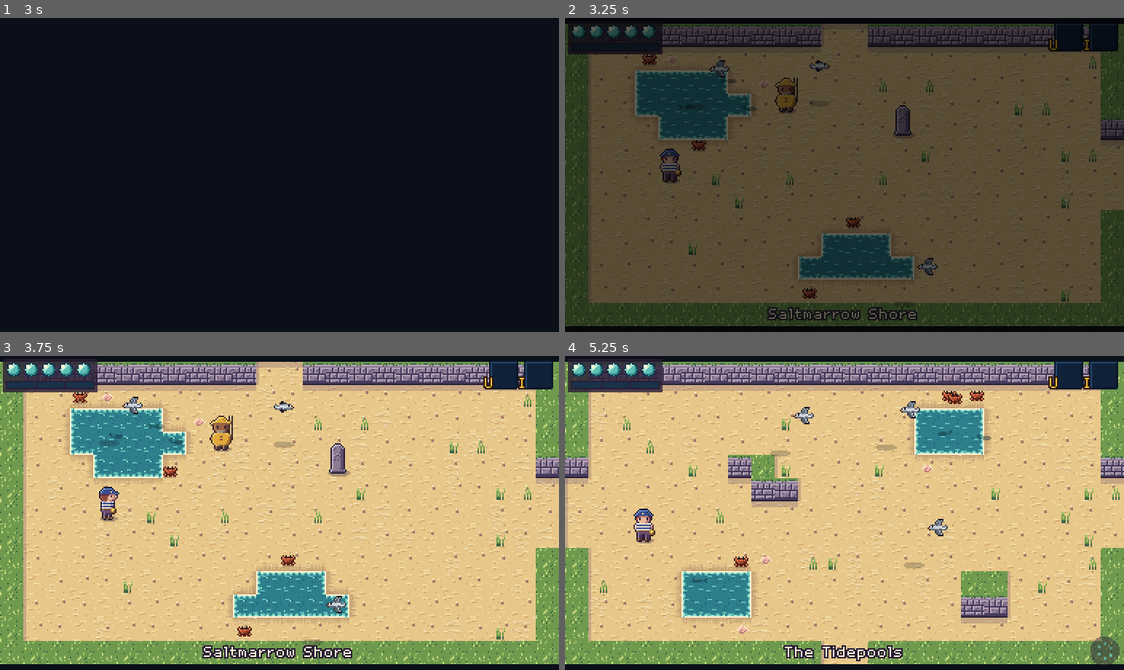
Above: before the commit, frames 1-4 (two rows, left to right).
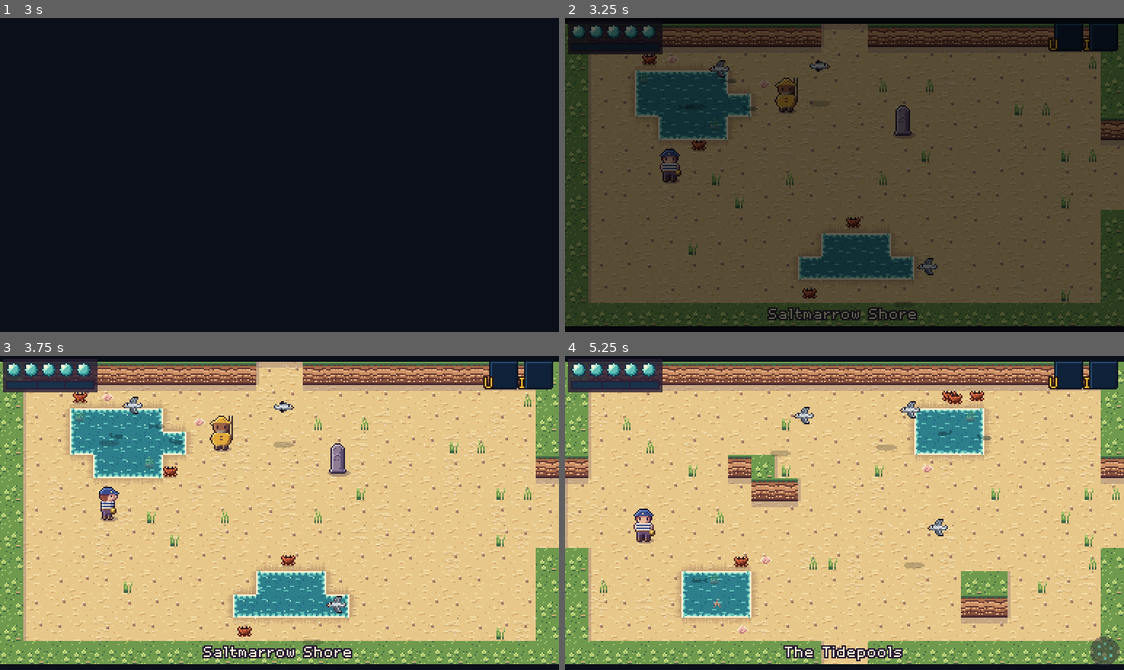
Above: after the commit, the same moments.

Repository: ashciraulo/Leviathan
Game: Godot game, scene res://tests/smoke_test.tscn
The game is run twice, just before and just after one commit, with the same random seed, the same clock (stepped at 60 frames per second) and the same inputs. This scene is started directly instead of the project's main scene.
Inputs (mouse positions are in pixels of both pictures, inside the frame that each line leads up to):
- Up to frame 1 (3 s): tap Enter (ui_accept) at 0.5, 0.77, 1.07, 1.25, 2, 2.75 s; move the mouse to (402, 159) at 0.52 s; hold D (move_right) 0.53-1.25 s; hold J (attack) 0.53-1.25 s; click (402, 159) at 0.67 s; drag from (167, 190) to (251, 237) at 1.27 s; move the mouse to (335, 105) at 2.02 s; hold D (move_right) 2.03-2.75 s; hold K (interact) 2.03-2.75 s; drag from (251, 237) to (111, 127) at 2.77 s
- Up to frame 2 (3.25 s): no input
- Up to frame 3 (3.75 s): move the mouse to (447, 560) at 3.52 s; hold A (move_left) from 3.53 s (still down); hold I (item_2) from 3.53 s (still down)
- Up to frame 4 (5.25 s): tap Enter (ui_accept) at 3.77, 4.07 s; release A (move_left) at 4.25 s; release I (item_2) at 4.25 s; drag from (676, 465) to (1118, 531) at 4.27 s; move the mouse to (872, 513) at 5.02 s; hold S (move_down) from 5.03 s (still down); hold Q (tab_prev) from 5.03 s (still down); click (872, 513) at 5.17 s

Frame 1 is identical in both runs. In frame 2, 3.6% of the frame differs, in the area x 0-100%, y 2-99%; in frame 3, 6.1%; in frame 4, 8.2%.

Commit message:
Saltmarrow bluffs and tidepools, mist and wind on the overworld
Saltmarrow's walls become warm layered sandstone under hanging dune
grass, with marram tufts and scoured sand on the dunes above; its pools
show weedy stones and starfish under the water. Low mist drifts through
Brinewood and the Gloamfen, and wind streaks race over Windmere and
Frostspine. Water overlays are no longer drawn on deep water.

Co-Authored-By: Claude Opus 5.5 <noreply@anthropic.com>
Claude-Session: https://claude.ai/code/session_01UYEn5XZXkHTUvmfLbrhNvJ

Diff:
--- a/scripts/art/tile_atlas.gd
+++ b/scripts/art/tile_atlas.gd
@@ -231,258 +231,260 @@
 	"tidewater_1": Vector2i(7, 27),
 	"ripple_0": Vector2i(0, 28),
 	"ripple_1": Vector2i(1, 28),
-	"dune_0": Vector2i(2, 28),
-	"dune_1": Vector2i(3, 28),
-	"dune_2": Vector2i(4, 28),
-	"dune_3": Vector2i(5, 28),
-	"sinksand_0": Vector2i(6, 28),
-	"sinksand_1": Vector2i(7, 28),
-	"ossuary_top_0": Vector2i(0, 29),
-	"ossuary_top_1": Vector2i(1, 29),
-	"ossuary_face_0": Vector2i(2, 29),
-	"ossuary_face_1": Vector2i(3, 29),
-	"bitter_sea_0": Vector2i(4, 29),
-	"bitter_sea_1": Vector2i(5, 29),
-	"salt_crust_top_0": Vector2i(6, 29),
-	"salt_crust_bottom_0": Vector2i(7, 29),
-	"salt_crust_left_0": Vector2i(0, 30),
-	"salt_crust_right_0": Vector2i(1, 30),
-	"salt_crust_top_1": Vector2i(2, 30),
-	"salt_crust_bottom_1": Vector2i(3, 30),
-	"salt_crust_left_1": Vector2i(4, 30),
-	"salt_crust_right_1": Vector2i(5, 30),
-	"sandshade_top": Vector2i(6, 30),
-	"sandshade_bottom": Vector2i(7, 30),
-	"sandshade_left": Vector2i(0, 31),
-	"sandshade_right": Vector2i(1, 31),
-	"thornbush_0": Vector2i(2, 31),
-	"thornbush_1": Vector2i(3, 31),
-	"bone_shards_0": Vector2i(4, 31),
-	"bone_shards_1": Vector2i(5, 31),
-	"sanddrift_0": Vector2i(6, 31),
-	"sanddrift_1": Vector2i(7, 31),
-	"gale_floor_0": Vector2i(0, 32),
-	"gale_floor_1": Vector2i(1, 32),
-	"gale_floor_2": Vector2i(2, 32),
-	"gale_floor_3": Vector2i(3, 32),
-	"gale_top_0": Vector2i(4, 32),
-	"gale_top_1": Vector2i(5, 32),
-	"gale_face_0": Vector2i(6, 32),
-	"gale_face_1": Vector2i(7, 32),
-	"galesky_0": Vector2i(0, 33),
-	"galesky_1": Vector2i(1, 33),
-	"galesky_lip": Vector2i(2, 33),
-	"galesky_left": Vector2i(3, 33),
-	"galesky_right": Vector2i(4, 33),
-	"galesky_bottom": Vector2i(5, 33),
-	"lichen_0": Vector2i(6, 33),
-	"lichen_1": Vector2i(7, 33),
-	"feather_0": Vector2i(0, 34),
-	"feather_1": Vector2i(1, 34),
-	"glacier_floor_0": Vector2i(2, 34),
-	"glacier_floor_1": Vector2i(3, 34),
-	"glacier_floor_2": Vector2i(4, 34),
-	"glacier_floor_3": Vector2i(5, 34),
-	"icecave_top_0": Vector2i(6, 34),
-	"icecave_top_1": Vector2i(7, 34),
-	"icecave_face_0": Vector2i(0, 35),
-	"icecave_face_1": Vector2i(1, 35),
-	"glacier_ice_0": Vector2i(2, 35),
-	"glacier_ice_1": Vector2i(3, 35),
-	"icewater_0": Vector2i(4, 35),
-	"icewater_1": Vector2i(5, 35),
-	"floe_0": Vector2i(6, 35),
-	"floe_1": Vector2i(7, 35),
-	"rime_top": Vector2i(0, 36),
-	"rime_bottom": Vector2i(1, 36),
-	"rime_left": Vector2i(2, 36),
-	"rime_right": Vector2i(3, 36),
-	"frostcrack_0": Vector2i(4, 36),
-	"frostcrack_1": Vector2i(5, 36),
-	"snowdrift_0": Vector2i(6, 36),
-	"snowdrift_1": Vector2i(7, 36),
-	"crevasse_0": Vector2i(0, 37),
-	"crevasse_1": Vector2i(1, 37),
-	"crevasse_lip": Vector2i(2, 37),
-	"crevasse_left": Vector2i(3, 37),
-	"crevasse_right": Vector2i(4, 37),
-	"crevasse_bottom": Vector2i(5, 37),
-	"belfry_floor_0": Vector2i(6, 37),
-	"belfry_floor_1": Vector2i(7, 37),
-	"belfry_floor_2": Vector2i(0, 38),
-	"belfry_floor_3": Vector2i(1, 38),
-	"belfry_top_0": Vector2i(2, 38),
-	"belfry_top_1": Vector2i(3, 38),
-	"belfry_face_0": Vector2i(4, 38),
-	"belfry_face_1": Vector2i(5, 38),
-	"deepwater_0": Vector2i(6, 38),
-	"deepwater_1": Vector2i(7, 38),
-	"lowwater_silt_0": Vector2i(0, 39),
-	"lowwater_silt_1": Vector2i(1, 39),
-	"seaweed_0": Vector2i(2, 39),
-	"seaweed_1": Vector2i(3, 39),
-	"seashell_0": Vector2i(4, 39),
-	"seashell_1": Vector2i(5, 39),
-	"tomb_floor_0": Vector2i(6, 39),
-	"tomb_floor_1": Vector2i(7, 39),
-	"tomb_floor_2": Vector2i(0, 40),
-	"tomb_floor_3": Vector2i(1, 40),
-	"tomb_top_0": Vector2i(2, 40),
-	"tomb_top_1": Vector2i(3, 40),
-	"tomb_face_0": Vector2i(4, 40),
-	"tomb_face_1": Vector2i(5, 40),
-	"bonechips_0": Vector2i(6, 40),
-	"bonechips_1": Vector2i(7, 40),
-	"ribs_0": Vector2i(0, 41),
-	"ribs_1": Vector2i(1, 41),
-	"maw_floor_0": Vector2i(2, 41),
-	"maw_floor_1": Vector2i(3, 41),
-	"maw_floor_2": Vector2i(4, 41),
-	"maw_floor_3": Vector2i(5, 41),
-	"maw_top_0": Vector2i(6, 41),
-	"maw_top_1": Vector2i(7, 41),
-	"maw_face_0": Vector2i(0, 42),
-	"maw_face_1": Vector2i(1, 42),
-	"maw_wet_0": Vector2i(2, 42),
-	"maw_wet_1": Vector2i(3, 42),
-	"vein_0": Vector2i(4, 42),
-	"vein_1": Vector2i(5, 42),
-	"dreammote_0": Vector2i(6, 42),
-	"dreammote_1": Vector2i(7, 42),
-	"fen_0": Vector2i(0, 43),
-	"fen_1": Vector2i(1, 43),
-	"fen_2": Vector2i(2, 43),
-	"fen_3": Vector2i(3, 43),
-	"canopy_top_0": Vector2i(4, 43),
-	"canopy_top_1": Vector2i(5, 43),
-	"root_face_0": Vector2i(6, 43),
-	"root_face_1": Vector2i(7, 43),
-	"gloom_0": Vector2i(0, 44),
-	"gloom_1": Vector2i(1, 44),
-	"reed_top_0": Vector2i(2, 44),
-	"reed_bottom_0": Vector2i(3, 44),
-	"reed_left_0": Vector2i(4, 44),
-	"reed_right_0": Vector2i(5, 44),
-	"reed_top_1": Vector2i(6, 44),
-	"reed_bottom_1": Vector2i(7, 44),
-	"reed_left_1": Vector2i(0, 45),
-	"reed_right_1": Vector2i(1, 45),
-	"mirk_top": Vector2i(2, 45),
-	"mirk_bottom": Vector2i(3, 45),
-	"mirk_left": Vector2i(4, 45),
-	"mirk_right": Vector2i(5, 45),
-	"glowcap_0": Vector2i(6, 45),
-	"glowcap_1": Vector2i(7, 45),
-	"frond_0": Vector2i(0, 46),
-	"frond_1": Vector2i(1, 46),
-	"motes_0": Vector2i(2, 46),
-	"motes_1": Vector2i(3, 46),
-	"turf_0": Vector2i(4, 46),
-	"turf_1": Vector2i(5, 46),
-	"turf_2": Vector2i(6, 46),
-	"turf_3": Vector2i(7, 46),
-	"chalk_top_0": Vector2i(0, 47),
-	"chalk_top_1": Vector2i(1, 47),
-	"chalk_face_0": Vector2i(2, 47),
-	"chalk_face_1": Vector2i(3, 47),
-	"deep_sea_0": Vector2i(4, 47),
-	"deep_sea_1": Vector2i(5, 47),
-	"surf_top_0": Vector2i(6, 47),
-	"surf_bottom_0": Vector2i(7, 47),
-	"surf_left_0": Vector2i(0, 48),
-	"surf_right_0": Vector2i(1, 48),
-	"surf_top_1": Vector2i(2, 48),
-	"surf_bottom_1": Vector2i(3, 48),
-	"surf_left_1": Vector2i(4, 48),
-	"surf_right_1": Vector2i(5, 48),
-	"brink_top": Vector2i(6, 48),
-	"brink_bottom": Vector2i(7, 48),
-	"brink_left": Vector2i(0, 49),
-	"brink_right": Vector2i(1, 49),
-	"seapinks_0": Vector2i(2, 49),
-	"seapinks_1": Vector2i(3, 49),
-	"tussock_0": Vector2i(4, 49),
-	"tussock_1": Vector2i(5, 49),
-	"gust_0": Vector2i(6, 49),
-	"gust_1": Vector2i(7, 49),
-	"snow_0": Vector2i(0, 50),
-	"snow_1": Vector2i(1, 50),
-	"snow_2": Vector2i(2, 50),
-	"snow_3": Vector2i(3, 50),
-	"slick_ice_0": Vector2i(4, 50),
-	"slick_ice_1": Vector2i(5, 50),
-	"glacier_top_0": Vector2i(6, 50),
-	"glacier_top_1": Vector2i(7, 50),
-	"glacier_face_0": Vector2i(0, 51),
-	"glacier_face_1": Vector2i(1, 51),
-	"floe_sea_0": Vector2i(2, 51),
-	"floe_sea_1": Vector2i(3, 51),
-	"shelf_top_0": Vector2i(4, 51),
-	"shelf_bottom_0": Vector2i(5, 51),
-	"shelf_left_0": Vector2i(6, 51),
-	"shelf_right_0": Vector2i(7, 51),
-	"shelf_top_1": Vector2i(0, 52),
-	"shelf_bottom_1": Vector2i(1, 52),
-	"shelf_left_1": Vector2i(2, 52),
-	"shelf_right_1": Vector2i(3, 52),
-	"drift_top": Vector2i(4, 52),
-	"drift_bottom": Vector2i(5, 52),
-	"drift_left": Vector2i(6, 52),
-	"drift_right": Vector2i(7, 52),
-	"ice_shards_0": Vector2i(0, 53),
-	"ice_shards_1": Vector2i(1, 53),
-	"frost_rock_0": Vector2i(2, 53),
-	"frost_rock_1": Vector2i(3, 53),
-	"snowfall_0": Vector2i(4, 53),
-	"snowfall_1": Vector2i(5, 53),
-	"hull_wallcrack": Vector2i(6, 53),
-	"hull_wallgrowth": Vector2i(7, 53),
-	"hull_walllight": Vector2i(0, 54),
-	"hull_lightpool": Vector2i(1, 54),
-	"hull_rubble_0": Vector2i(2, 54),
-	"hull_rubble_1": Vector2i(3, 54),
-	"kiln_wallcrack": Vector2i(4, 54),
-	"kiln_wallgrowth": Vector2i(5, 54),
-	"kiln_walllight": Vector2i(6, 54),
-	"kiln_lightpool": Vector2i(7, 54),
-	"kiln_rubble_0": Vector2i(0, 55),
-	"kiln_rubble_1": Vector2i(1, 55),
-	"mire_wallcrack": Vector2i(2, 55),
-	"mire_wallgrowth": Vector2i(3, 55),
-	"mire_walllight": Vector2i(4, 55),
-	"mire_lightpool": Vector2i(5, 55),
-	"mire_rubble_0": Vector2i(6, 55),
-	"mire_rubble_1": Vector2i(7, 55),
-	"gale_wallcrack": Vector2i(0, 56),
-	"gale_wallgrowth": Vector2i(1, 56),
-	"gale_walllight": Vector2i(2, 56),
-	"gale_lightpool": Vector2i(3, 56),
-	"gale_rubble_0": Vector2i(4, 56),
-	"gale_rubble_1": Vector2i(5, 56),
-	"glacier_wallcrack": Vector2i(6, 56),
-	"glacier_wallgrowth": Vector2i(7, 56),
-	"glacier_walllight": Vector2i(0, 57),
-	"glacier_lightpool": Vector2i(1, 57),
-	"glacier_rubble_0": Vector2i(2, 57),
-	"glacier_rubble_1": Vector2i(3, 57),
-	"belfry_wallcrack": Vector2i(4, 57),
-	"belfry_wallgrowth": Vector2i(5, 57),
-	"belfry_walllight": Vector2i(6, 57),
-	"belfry_lightpool": Vector2i(7, 57),
-	"belfry_rubble_0": Vector2i(0, 58),
-	"belfry_rubble_1": Vector2i(1, 58),
-	"tomb_wallcrack": Vector2i(2, 58),
-	"tomb_wallgrowth": Vector2i(3, 58),
-	"tomb_walllight": Vector2i(4, 58),
-	"tomb_lightpool": Vector2i(5, 58),
-	"tomb_rubble_0": Vector2i(6, 58),
-	"tomb_rubble_1": Vector2i(7, 58),
-	"maw_wallcrack": Vector2i(0, 59),
-	"maw_wallgrowth": Vector2i(1, 59),
-	"maw_walllight": Vector2i(2, 59),
-	"maw_lightpool": Vector2i(3, 59),
-	"maw_rubble_0": Vector2i(4, 59),
-	"maw_rubble_1": Vector2i(5, 59),
+	"tidepool_0": Vector2i(2, 28),
+	"tidepool_1": Vector2i(3, 28),
+	"dune_0": Vector2i(4, 28),
+	"dune_1": Vector2i(5, 28),
+	"dune_2": Vector2i(6, 28),
+	"dune_3": Vector2i(7, 28),
+	"sinksand_0": Vector2i(0, 29),
+	"sinksand_1": Vector2i(1, 29),
+	"ossuary_top_0": Vector2i(2, 29),
+	"ossuary_top_1": Vector2i(3, 29),
+	"ossuary_face_0": Vector2i(4, 29),
+	"ossuary_face_1": Vector2i(5, 29),
+	"bitter_sea_0": Vector2i(6, 29),
+	"bitter_sea_1": Vector2i(7, 29),
+	"salt_crust_top_0": Vector2i(0, 30),
+	"salt_crust_bottom_0": Vector2i(1, 30),
+	"salt_crust_left_0": Vector2i(2, 30),
+	"salt_crust_right_0": Vector2i(3, 30),
+	"salt_crust_top_1": Vector2i(4, 30),
+	"salt_crust_bottom_1": Vector2i(5, 30),
+	"salt_crust_left_1": Vector2i(6, 30),
+	"salt_crust_right_1": Vector2i(7, 30),
+	"sandshade_top": Vector2i(0, 31),
+	"sandshade_bottom": Vector2i(1, 31),
+	"sandshade_left": Vector2i(2, 31),
+	"sandshade_right": Vector2i(3, 31),
+	"thornbush_0": Vector2i(4, 31),
+	"thornbush_1": Vector2i(5, 31),
+	"bone_shards_0": Vector2i(6, 31),
+	"bone_shards_1": Vector2i(7, 31),
+	"sanddrift_0": Vector2i(0, 32),
+	"sanddrift_1": Vector2i(1, 32),
+	"gale_floor_0": Vector2i(2, 32),
+	"gale_floor_1": Vector2i(3, 32),
+	"gale_floor_2": Vector2i(4, 32),
+	"gale_floor_3": Vector2i(5, 32),
+	"gale_top_0": Vector2i(6, 32),
+	"gale_top_1": Vector2i(7, 32),
+	"gale_face_0": Vector2i(0, 33),
+	"gale_face_1": Vector2i(1, 33),
+	"galesky_0": Vector2i(2, 33),
+	"galesky_1": Vector2i(3, 33),
+	"galesky_lip": Vector2i(4, 33),
+	"galesky_left": Vector2i(5, 33),
+	"galesky_right": Vector2i(6, 33),
+	"galesky_bottom": Vector2i(7, 33),
+	"lichen_0": Vector2i(0, 34),
+	"lichen_1": Vector2i(1, 34),
+	"feather_0": Vector2i(2, 34),
+	"feather_1": Vector2i(3, 34),
+	"glacier_floor_0": Vector2i(4, 34),
+	"glacier_floor_1": Vector2i(5, 34),
+	"glacier_floor_2": Vector2i(6, 34),
+	"glacier_floor_3": Vector2i(7, 34),
+	"icecave_top_0": Vector2i(0, 35),
+	"icecave_top_1": Vector2i(1, 35),
+	"icecave_face_0": Vector2i(2, 35),
+	"icecave_face_1": Vector2i(3, 35),
+	"glacier_ice_0": Vector2i(4, 35),
+	"glacier_ice_1": Vector2i(5, 35),
+	"icewater_0": Vector2i(6, 35),
+	"icewater_1": Vector2i(7, 35),
+	"floe_0": Vector2i(0, 36),
+	"floe_1": Vector2i(1, 36),
+	"rime_top": Vector2i(2, 36),
+	"rime_bottom": Vector2i(3, 36),
+	"rime_left": Vector2i(4, 36),
+	"rime_right": Vector2i(5, 36),
+	"frostcrack_0": Vector2i(6, 36),
+	"frostcrack_1": Vector2i(7, 36),
+	"snowdrift_0": Vector2i(0, 37),
+	"snowdrift_1": Vector2i(1, 37),
+	"crevasse_0": Vector2i(2, 37),
+	"crevasse_1": Vector2i(3, 37),
+	"crevasse_lip": Vector2i(4, 37),
+	"crevasse_left": Vector2i(5, 37),
+	"crevasse_right": Vector2i(6, 37),
+	"crevasse_bottom": Vector2i(7, 37),
+	"belfry_floor_0": Vector2i(0, 38),
+	"belfry_floor_1": Vector2i(1, 38),
+	"belfry_floor_2": Vector2i(2, 38),
+	"belfry_floor_3": Vector2i(3, 38),
+	"belfry_top_0": Vector2i(4, 38),
+	"belfry_top_1": Vector2i(5, 38),
+	"belfry_face_0": Vector2i(6, 38),
+	"belfry_face_1": Vector2i(7, 38),
+	"deepwater_0": Vector2i(0, 39),
+	"deepwater_1": Vector2i(1, 39),
+	"lowwater_silt_0": Vector2i(2, 39),
+	"lowwater_silt_1": Vector2i(3, 39),
+	"seaweed_0": Vector2i(4, 39),
+	"seaweed_1": Vector2i(5, 39),
+	"seashell_0": Vector2i(6, 39),
+	"seashell_1": Vector2i(7, 39),
+	"tomb_floor_0": Vector2i(0, 40),
+	"tomb_floor_1": Vector2i(1, 40),
+	"tomb_floor_2": Vector2i(2, 40),
+	"tomb_floor_3": Vector2i(3, 40),
+	"tomb_top_0": Vector2i(4, 40),
+	"tomb_top_1": Vector2i(5, 40),
+	"tomb_face_0": Vector2i(6, 40),
+	"tomb_face_1": Vector2i(7, 40),
+	"bonechips_0": Vector2i(0, 41),
+	"bonechips_1": Vector2i(1, 41),
+	"ribs_0": Vector2i(2, 41),
+	"ribs_1": Vector2i(3, 41),
+	"maw_floor_0": Vector2i(4, 41),
+	"maw_floor_1": Vector2i(5, 41),
+	"maw_floor_2": Vector2i(6, 41),
+	"maw_floor_3": Vector2i(7, 41),
+	"maw_top_0": Vector2i(0, 42),
+	"maw_top_1": Vector2i(1, 42),
+	"maw_face_0": Vector2i(2, 42),
+	"maw_face_1": Vector2i(3, 42),
+	"maw_wet_0": Vector2i(4, 42),
+	"maw_wet_1": Vector2i(5, 42),
+	"vein_0": Vector2i(6, 42),
+	"vein_1": Vector2i(7, 42),
+	"dreammote_0": Vector2i(0, 43),
+	"dreammote_1": Vector2i(1, 43),
+	"fen_0": Vector2i(2, 43),
+	"fen_1": Vector2i(3, 43),
+	"fen_2": Vector2i(4, 43),
+	"fen_3": Vector2i(5, 43),
+	"canopy_top_0": Vector2i(6, 43),
+	"canopy_top_1": Vector2i(7, 43),
+	"root_face_0": Vector2i(0, 44),
+	"root_face_1": Vector2i(1, 44),
+	"gloom_0": Vector2i(2, 44),
+	"gloom_1": Vector2i(3, 44),
+	"reed_top_0": Vector2i(4, 44),
+	"reed_bottom_0": Vector2i(5, 44),
+	"reed_left_0": Vector2i(6, 44),
+	"reed_right_0": Vector2i(7, 44),
+	"reed_top_1": Vector2i(0, 45),
+	"reed_bottom_1": Vector2i(1, 45),
+	"reed_left_1": Vector2i(2, 45),
+	"reed_right_1": Vector2i(3, 45),
+	"mirk_top": Vector2i(4, 45),
+	"mirk_bottom": Vector2i(5, 45),
+	"mirk_left": Vector2i(6, 45),
+	"mirk_right": Vector2i(7, 45),
+	"glowcap_0": Vector2i(0, 46),
+	"glowcap_1": Vector2i(1, 46),
+	"frond_0": Vector2i(2, 46),
+	"frond_1": Vector2i(3, 46),
+	"motes_0": Vector2i(4, 46),
+	"motes_1": Vector2i(5, 46),
+	"turf_0": Vector2i(6, 46),
+	"turf_1": Vector2i(7, 46),
+	"turf_2": Vector2i(0, 47),
+	"turf_3": Vector2i(1, 47),
+	"chalk_top_0": Vector2i(2, 47),
+	"chalk_top_1": Vector2i(3, 47),
+	"chalk_face_0": Vector2i(4, 47),
+	"chalk_face_1": Vector2i(5, 47),
+	"deep_sea_0": Vector2i(6, 47),
+	"deep_sea_1": Vector2i(7, 47),
+	"surf_top_0": Vector2i(0, 48),
+	"surf_bottom_0": Vector2i(1, 48),
+	"surf_left_0": Vector2i(2, 48),
+	"surf_right_0": Vector2i(3, 48),
+	"surf_top_1": Vector2i(4, 48),
+	"surf_bottom_1": Vector2i(5, 48),
+	"surf_left_1": Vector2i(6, 48),
+	"surf_right_1": Vector2i(7, 48),
+	"brink_top": Vector2i(0, 49),
+	"brink_bottom": Vector2i(1, 49),
+	"brink_left": Vector2i(2, 49),
+	"brink_right": Vector2i(3, 49),
+	"seapinks_0": Vector2i(4, 49),
+	"seapinks_1": Vector2i(5, 49),
+	"tussock_0": Vector2i(6, 49),
+	"tussock_1": Vector2i(7, 49),
+	"gust_0": Vector2i(0, 50),
+	"gust_1": Vector2i(1, 50),
+	"snow_0": Vector2i(2, 50),
+	"snow_1": Vector2i(3, 50),
+	"snow_2": Vector2i(4, 50),
+	"snow_3": Vector2i(5, 50),
+	"slick_ice_0": Vector2i(6, 50),
+	"slick_ice_1": Vector2i(7, 50),
+	"glacier_top_0": Vector2i(0, 51),
+	"glacier_top_1": Vector2i(1, 51),
+	"glacier_face_0": Vector2i(2, 51),
+	"glacier_face_1": Vector2i(3, 51),
+	"floe_sea_0": Vector2i(4, 51),
+	"floe_sea_1": Vector2i(5, 51),
+	"shelf_top_0": Vector2i(6, 51),
+	"shelf_bottom_0": Vector2i(7, 51),
+	"shelf_left_0": Vector2i(0, 52),
+	"shelf_right_0": Vector2i(1, 52),
+	"shelf_top_1": Vector2i(2, 52),
+	"shelf_bottom_1": Vector2i(3, 52),
+	"shelf_left_1": Vector2i(4, 52),
+	"shelf_right_1": Vector2i(5, 52),
+	"drift_top": Vector2i(6, 52),
+	"drift_bottom": Vector2i(7, 52),
+	"drift_left": Vector2i(0, 53),
+	"drift_right": Vector2i(1, 53),
+	"ice_shards_0": Vector2i(2, 53),
+	"ice_shards_1": Vector2i(3, 53),
+	"frost_rock_0": Vector2i(4, 53),
+	"frost_rock_1": Vector2i(5, 53),
+	"snowfall_0": Vector2i(6, 53),
+	"snowfall_1": Vector2i(7, 53),
+	"hull_wallcrack": Vector2i(0, 54),
+	"hull_wallgrowth": Vector2i(1, 54),
+	"hull_walllight": Vector2i(2, 54),
+	"hull_lightpool": Vector2i(3, 54),
+	"hull_rubble_0": Vector2i(4, 54),
+	"hull_rubble_1": Vector2i(5, 54),
+	"kiln_wallcrack": Vector2i(6, 54),
+	"kiln_wallgrowth": Vector2i(7, 54),
+	"kiln_walllight": Vector2i(0, 55),
+	"kiln_lightpool": Vector2i(1, 55),
+	"kiln_rubble_0": Vector2i(2, 55),
+	"kiln_rubble_1": Vector2i(3, 55),
+	"mire_wallcrack": Vector2i(4, 55),
+	"mire_wallgrowth": Vector2i(5, 55),
+	"mire_walllight": Vector2i(6, 55),
+	"mire_lightpool": Vector2i(7, 55),
+	"mire_rubble_0": Vector2i(0, 56),
+	"mire_rubble_1": Vector2i(1, 56),
+	"gale_wallcrack": Vector2i(2, 56),
+	"gale_wallgrowth": Vector2i(3, 56),
+	"gale_walllight": Vector2i(4, 56),
+	"gale_lightpool": Vector2i(5, 56),
+	"gale_rubble_0": Vector2i(6, 56),
+	"gale_rubble_1": Vector2i(7, 56),
+	"glacier_wallcrack": Vector2i(0, 57),
+	"glacier_wallgrowth": Vector2i(1, 57),
+	"glacier_walllight": Vector2i(2, 57),
+	"glacier_lightpool": Vector2i(3, 57),
+	"glacier_rubble_0": Vector2i(4, 57),
+	"glacier_rubble_1": Vector2i(5, 57),
+	"belfry_wallcrack": Vector2i(6, 57),
+	"belfry_wallgrowth": Vector2i(7, 57),
+	"belfry_walllight": Vector2i(0, 58),
+	"belfry_lightpool": Vector2i(1, 58),
+	"belfry_rubble_0": Vector2i(2, 58),
+	"belfry_rubble_1": Vector2i(3, 58),
+	"tomb_wallcrack": Vector2i(4, 58),
+	"tomb_wallgrowth": Vector2i(5, 58),
+	"tomb_walllight": Vector2i(6, 58),
+	"tomb_lightpool": Vector2i(7, 58),
+	"tomb_rubble_0": Vector2i(0, 59),
+	"tomb_rubble_1": Vector2i(1, 59),
+	"maw_wallcrack": Vector2i(2, 59),
+	"maw_wallgrowth": Vector2i(3, 59),
+	"maw_walllight": Vector2i(4, 59),
+	"maw_lightpool": Vector2i(5, 59),
+	"maw_rubble_0": Vector2i(6, 59),
+	"maw_rubble_1": Vector2i(7, 59),
 }
 
 
--- a/scripts/world/ambience.gd
+++ b/scripts/world/ambience.gd
@@ -3,7 +3,8 @@
 ## Life on the overworld that is never in the way: gulls wheeling overhead
 ## with their shadows sliding over the ground, fish gliding under the water
 ## (now and then one jumps), shore crabs that scuttle off when Wren comes
-## near, butterflies in Brinewood, fireflies over the Gloamfen, embers
+## near, butterflies in Brinewood, fireflies and mist over the Gloamfen,
+## wind streaks over the heights, embers
 ## drifting up off Cinderreach's lava, and buzzards' shadows circling the
 ## Ossuary. It has no collisions and does no harm: it only draws. A room
 ## outside the dungeons adds one (see Room).
@@ -17,11 +18,11 @@
 ## How much of each kind of life a biome has.
 const LIFE := {
 	"saltmarrow": {"gulls": 3, "fish": 3, "crabs": 4},
-	"brinewood": {"gulls": 1, "fish": 3, "butterflies": 5},
+	"brinewood": {"gulls": 1, "fish": 3, "butterflies": 5, "mist": 3},
 	"cinderreach": {"embers": 14},
-	"gloamfen": {"fish": 2, "fireflies": 12},
-	"windmere": {"gulls": 4, "butterflies": 2},
-	"frostspine": {"gulls": 2, "fish": 2},
+	"gloamfen": {"fish": 2, "fireflies": 12, "mist": 4},
+	"windmere": {"gulls": 4, "butterflies": 2, "gusts": 5},
+	"frostspine": {"gulls": 2, "fish": 2, "gusts": 3},
 	"sunken_verge": {"gulls": 3, "fish": 2, "crabs": 3},
 	"ossuary": {"buzzards": 2},
 }
@@ -48,6 +49,10 @@
 var embers: Array[Dictionary] = []
 var buzzards: Array[Dictionary] = []
 var splashes: Array[Dictionary] = []
+## Weather: low mist drifting through the woods and fens, and wind streaks
+## racing over the heights.
+var mist: Array[Dictionary] = []
+var gusts: Array[Dictionary] = []
 var _water: Array[Vector2i] = []
 var _sand: Array[Vector2i] = []
 var _floor: Array[Vector2i] = []
@@ -86,6 +91,10 @@
 	if not _water.is_empty():
 		for i in int(life.get("embers", 0)):
 			embers.append(_new_ember(true))
+	for i in int(life.get("mist", 0)):
+		mist.append(_new_mist(true))
+	for i in int(life.get("gusts", 0)):
+		gusts.append(_new_gust(true))
 
 
 ## Sorts the room's tiles: open water, sand by the water (for crabs), and
@@ -162,6 +171,22 @@
 	return true
 
 
+## A bank of mist, wider than it is tall, drifting slowly sideways.
+func _new_mist(anywhere: bool) -> Dictionary:
+	var w := _rnd.randf_range(70.0, 120.0)
+	var x := _rnd.randf_range(0.0, Room.SIZE.x) if anywhere else -w
+	return {"pos": Vector2(x, _rnd.randf_range(30.0, Room.SIZE.y - 30.0)), "size": Vector2(w, w * 0.32),
+		"speed": _rnd.randf_range(4.0, 8.0), "clock": _rnd.randf() * TAU}
+
+
+## A streak of wind: a thin pale line that races across and fades.
+func _new_gust(anywhere: bool) -> Dictionary:
+	return {"pos": Vector2(_rnd.randf_range(-60.0, Room.SIZE.x), _rnd.randf_range(16.0, Room.SIZE.y - 16.0)),
+		"length": _rnd.randf_range(28.0, 56.0), "speed": _rnd.randf_range(110.0, 170.0),
+		"age": _rnd.randf() * 1.5 if anywhere else 0.0, "life": _rnd.randf_range(1.0, 1.8),
+		"wait": 0.0 if anywhere else _rnd.randf_range(0.5, 3.0)}
+
+
 func _new_crab() -> Dictionary:
 	var at := _pick(_sand)
 	return {"pos": at, "home": at, "clock": _rnd.randf() * 3.0, "fleeing": false, "dir": Vector2.ZERO}
@@ -201,6 +226,19 @@
 		e["pos"] = (e["pos"] as Vector2) + Vector2(float(e["drift"]), -14.0) * delta
 		if float(e["age"]) > float(e["life"]):
 			embers[i] = _new_ember(false)
+	for m in mist:
+		m["clock"] = float(m["clock"]) + delta
+		m["pos"] = (m["pos"] as Vector2) + Vector2(float(m["speed"]) * delta, 0.0)
+		if (m["pos"] as Vector2).x - (m["size"] as Vector2).x > Room.SIZE.x:
+			m.merge(_new_mist(false), true)
+	for g in gusts:
+		if float(g["wait"]) > 0.0:
+			g["wait"] = float(g["wait"]) - delta
+			continue
+		g["age"] = float(g["age"]) + delta
+		g["pos"] = (g["pos"] as Vector2) + Vector2(float(g["speed"]) * delta, 0.0)
+		if float(g["age"]) > float(g["life"]):
+			g.merge(_new_gust(false), true)
 	for s in splashes:
 		s["age"] = float(s["age"]) + delta
 	splashes.assign(splashes.filter(func(s: Dictionary) -> bool: return float(s["age"]) < 0.6))
@@ -329,6 +367,24 @@
 
 ## Over everything: gulls, butterflies, fireflies and embers.
 func _draw_high() -> void:
+	for m in mist:
+		# A few overlapping soft ovals, breathing a little.
+		var centre: Vector2 = m["pos"]
+		var size: Vector2 = m["size"]
+		var breathe := 0.85 + 0.15 * sin(float(m["clock"]) * 0.7)
+		for k in 3:
+			var offset := Vector2((k - 1) * size.x * 0.3, sin(float(m["clock"]) * 0.5 + k) * 3.0)
+			_oval(_high, centre + offset, Vector2(size.x * 0.35, size.y * 0.5) * breathe, Color(0.86, 0.92, 0.88, 0.07))
+		_oval(_high, centre, Vector2(size.x * 0.45, size.y * 0.35) * breathe, Color(0.9, 0.95, 0.92, 0.05))
+	for g in gusts:
+		if float(g["wait"]) > 0.0:
+			continue
+		var t := float(g["age"]) / float(g["life"])
+		var alpha := sin(clampf(t, 0.0, 1.0) * PI) * 0.75
+		var start: Vector2 = (g["pos"] as Vector2).floor()
+		var length := float(g["length"])
+		_high.draw_rect(Rect2(start, Vector2(length, 1)), Color(1, 1, 1, alpha))
+		_high.draw_rect(Rect2(start + Vector2(length * 0.3, -2).floor(), Vector2(length * 0.4, 1).floor()), Color(1, 1, 1, alpha * 0.6))
 	for g in gulls:
 		if float(g["wait"]) > 0.0:
 			continue
@@ -370,6 +426,11 @@
 
 
 func _shadow(canvas: Node2D, at: Vector2, radii: Vector2, alpha: float) -> void:
+	_oval(canvas, at, radii, Color(0.08, 0.06, 0.1, alpha))
+
+
+## A filled oval (shadows, mist).
+func _oval(canvas: Node2D, at: Vector2, radii: Vector2, colour: Color) -> void:
 	canvas.draw_set_transform(at.round(), 0.0, Vector2(1.0, radii.y / radii.x))
-	canvas.draw_circle(Vector2.ZERO, radii.x, Color(0.08, 0.06, 0.1, alpha))
+	canvas.draw_circle(Vector2.ZERO, radii.x, colour)
 	canvas.draw_set_transform(Vector2.ZERO, 0.0, Vector2.ONE)
--- a/scripts/world/room.gd
+++ b/scripts/world/room.gd
@@ -139,6 +139,7 @@
 		"floor": "sand_%d", "wall_top": "cliff_top_%d", "wall_face": "cliff_face_%d",
 		"water": "water_%d", "water_edge": "foam_%s_%d", "damp": "damp_%s",
 		"wet_deco": "shell_%d", "dry_deco": "grass_%d", "floor_overlay": ["ripple_%d", 7],
+		"water_overlay": ["tidepool_%d", 5],
 	},
 	"brinewood": {
 		"floor": "peat_%d", "wall_top": "canopy_%d", "wall_face": "roots_%d",
@@ -649,7 +650,7 @@
 				# Deep water is the same deep green wherever it is (Wren's
 				# waterline is drawn to match it).
 				_draw_tile(("deepwater_%d" if tile == "Q" else tiles["water"]) % _water_frame, x, y)
-				if tiles.has("water_overlay") and h % int(tiles["water_overlay"][1]) == 0:
+				if tile != "Q" and tiles.has("water_overlay") and h % int(tiles["water_overlay"][1]) == 0:
 					_draw_tile(tiles["water_overlay"][0] % (h % 3 % 2), x, y)
 				for side in [["top", 0, -1], ["bottom", 0, 1], ["left", -1, 0], ["right", 1, 0]]:
 					# Boardwalks sit on the water, so no bank line against them.
--- a/tests/screenshots.gd
+++ b/tests/screenshots.gd
@@ -1333,6 +1333,8 @@
 		Vector2i(4, 1): ["amb_fenmouth", Vector2i(11, 1)],
 		Vector2i(8, -2): ["amb_cinder_flats", Vector2i(11, 11)],
 		Vector2i(7, 0): ["amb_bleached_strand", Vector2i(11, 11)],
+		Vector2i(5, -3): ["amb_gale_flats", Vector2i(13, 4)],
+		Vector2i(0, -1): ["amb_saltmarrow_village", Vector2i(5, 11)],
 	}
 	for coord: Vector2i in shots:
 		var tile: Vector2i = shots[coord][1]
--- a/tests/smoke_test.gd
+++ b/tests/smoke_test.gd
@@ -3567,6 +3567,13 @@
 	add_child(hull)
 	_check(hull.get_node_or_null("Ambience") == null, "dungeons have no gulls")
 	hull.queue_free()
+	# Weather: mist in Brinewood, wind over Windmere.
+	for case in [["res://rooms/room_3_0.tscn", "mist"], ["res://rooms/room_5_-3.tscn", "gusts"]]:
+		var weather_room: Room = (load(case[0]) as PackedScene).instantiate()
+		add_child(weather_room)
+		var weather := weather_room.get_node_or_null("Ambience") as Ambience
+		_check(weather != null and (weather.get(case[1]) as Array).size() > 0, "%s has its %s" % [weather_room.name, case[1]])
+		weather_room.queue_free()
 	GameState.reset_new_game()
 
 
Binary file changed: assets/tiles/world.png
